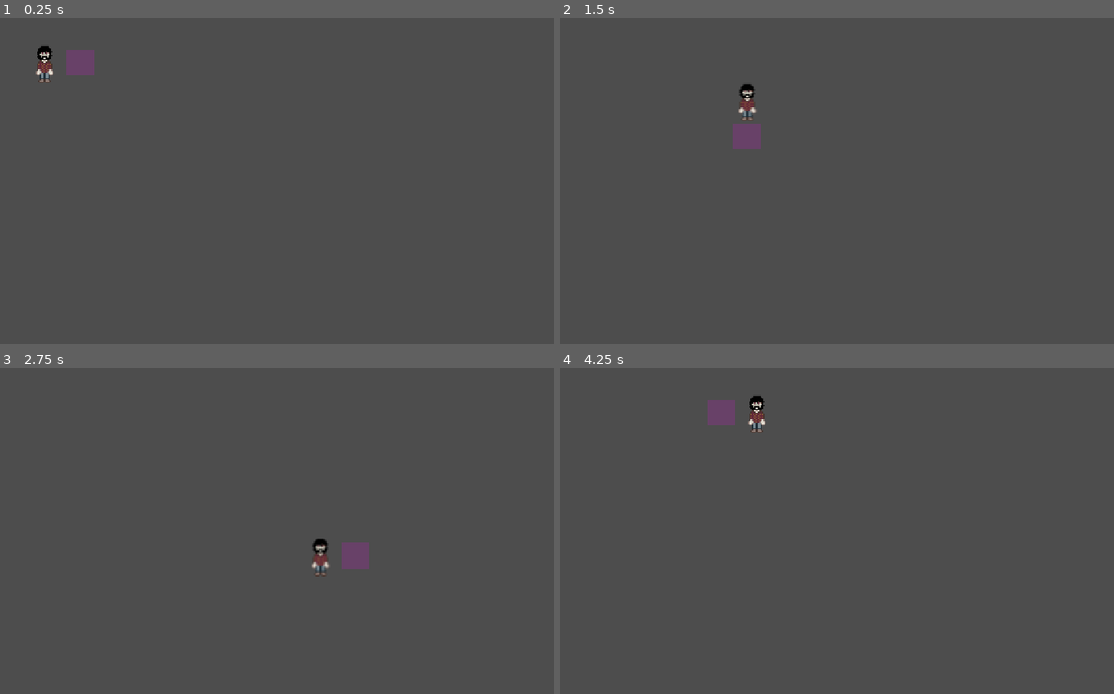
Above: before the commit, frames 1-4 (two rows, left to right).
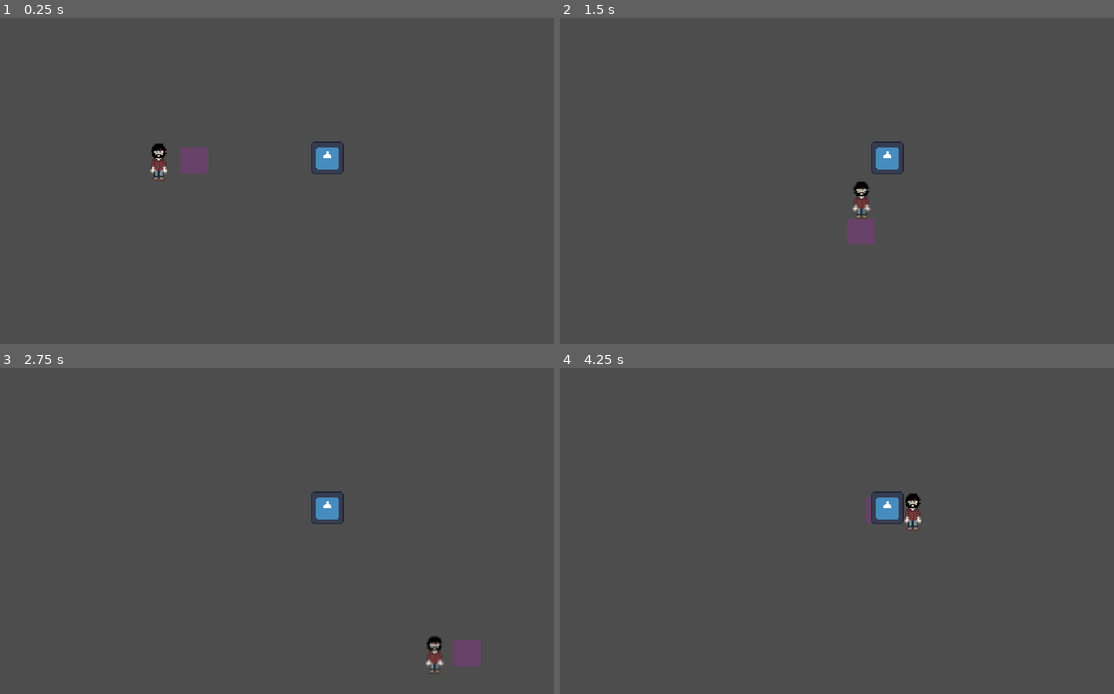
Above: after the commit, the same moments.

Repository: Rotta-Games/moonshine_valley
Game: Godot game, scene res://scenes/jonin_testi_scene.tscn
The game is run twice, just before and just after one commit, with the same random seed, the same clock (stepped at 60 frames per second) and the same inputs. This scene is started directly instead of the project's main scene. The engine's default icon, where the game draws it, is replaced by a stand-in: a white triangle on a blue panel in a dark square.
Inputs:
- Up to frame 1 (0.25 s): no input
- Up to frame 2 (1.5 s): tap Enter at 0.5 s; hold D (move_right) 0.53-1.28 s; tap E (player_action) at 0.6, 1.35 s; hold S (move_down) from 1.28 s (still down)
- Up to frame 3 (2.75 s): release S (move_down) at 2.03 s; hold D (move_right) from 2.03 s (still down); tap E (player_action) at 2.1 s
- Up to frame 4 (4.25 s): release D (move_right) at 2.78 s; hold W (move_up) 2.78-3.53 s; tap E (player_action) at 2.85, 3.6 s; hold A (move_left) from 3.53 s (still down)

The runs differ from the first frame. In frame 1, 1.7% of the frame differs, in the area x 6-63%, y 8-50%; in frame 2, 1.6%; in frame 3, 1.6%; in frame 4, 1.3%.

Commit message:
Carryable bucket

Diff:
--- a/project.godot
+++ b/project.godot
@@ -33,6 +33,7 @@
 
 yeast_buy_zone=""
 sugar_buy_zone=""
+bucket_pickup_zone=""
 
 [gui]
 
--- a/scenes/jonin_testi_scene.tscn
+++ b/scenes/jonin_testi_scene.tscn
@@ -1,10 +1,14 @@
-[gd_scene load_steps=2 format=3 uid="uid://dx7ratxlypvn7"]
+[gd_scene load_steps=3 format=3 uid="uid://dx7ratxlypvn7"]
 
 [ext_resource type="PackedScene" uid="uid://1wmh7fl8b55w" path="res://scenes/player.tscn" id="1_7u125"]
+[ext_resource type="PackedScene" uid="uid://cauh4shb5e7vt" path="res://scenes/objects/bucket.tscn" id="2_lihbv"]
 
 [node name="JoninTestiScene" type="Node2D"]
 position = Vector2(-145, -153)
 
 [node name="Player" parent="." instance=ExtResource("1_7u125")]
-position = Vector2(180, 188)
+position = Vector2(270, 265)
 scale = Vector2(1, 1.00983)
+
+[node name="Bucket" parent="." instance=ExtResource("2_lihbv")]
+position = Vector2(403, 263)
--- /dev/null
+++ b/scenes/objects/bucket.tscn
@@ -0,0 +1,40 @@
+[gd_scene load_steps=6 format=3 uid="uid://cauh4shb5e7vt"]
+
+[ext_resource type="Script" path="res://scripts/bucket.gd" id="1_5thom"]
+[ext_resource type="Texture2D" uid="uid://cvq870d0bgtrx" path="res://icon.svg" id="1_8ut05"]
+
+[sub_resource type="SpriteFrames" id="SpriteFrames_sy3cu"]
+animations = [{
+"frames": [{
+"duration": 1.0,
+"texture": ExtResource("1_8ut05")
+}],
+"loop": true,
+"name": &"default",
+"speed": 5.0
+}]
+
+[sub_resource type="RectangleShape2D" id="RectangleShape2D_yakjq"]
+
+[sub_resource type="RectangleShape2D" id="RectangleShape2D_22soy"]
+size = Vector2(18, 17)
+
+[node name="Bucket" type="Node2D" groups=["bucket_pickup_zone"]]
+script = ExtResource("1_5thom")
+
+[node name="AnimatedSprite2D" type="AnimatedSprite2D" parent="."]
+scale = Vector2(0.2, 0.2)
+sprite_frames = SubResource("SpriteFrames_sy3cu")
+
+[node name="StaticBody2D" type="StaticBody2D" parent="."]
+
+[node name="CollisionShape2D" type="CollisionShape2D" parent="StaticBody2D"]
+shape = SubResource("RectangleShape2D_yakjq")
+
+[node name="PickupArea" type="Area2D" parent="."]
+collision_layer = 4
+collision_mask = 0
+
+[node name="CollisionShape2D" type="CollisionShape2D" parent="PickupArea"]
+position = Vector2(0, -0.5)
+shape = SubResource("RectangleShape2D_22soy")
--- a/scenes/player.tscn
+++ b/scenes/player.tscn
@@ -14,8 +14,7 @@
 "speed": 5.0
 }]
 
-[sub_resource type="CircleShape2D" id="CircleShape2D_bt5xu"]
-radius = 13.0384
+[sub_resource type="RectangleShape2D" id="RectangleShape2D_b7aly"]
 
 [sub_resource type="PlaceholderTexture2D" id="PlaceholderTexture2D_h0l66"]
 
@@ -26,12 +25,15 @@
 motion_mode = 1
 script = ExtResource("1_whbl5")
 
+[node name="RayCast2D" type="RayCast2D" parent="."]
+target_position = Vector2(40, 0)
+
 [node name="AnimatedSprite2D" type="AnimatedSprite2D" parent="."]
 sprite_frames = SubResource("SpriteFrames_so5xi")
 
 [node name="CollisionShape2D" type="CollisionShape2D" parent="."]
 scale = Vector2(1, 1.00868)
-shape = SubResource("CircleShape2D_bt5xu")
+shape = SubResource("RectangleShape2D_b7aly")
 
 [node name="ActionIndicatorSprite" type="Sprite2D" parent="."]
 modulate = Color(1, 1, 1, 0.156863)
--- /dev/null
+++ b/scripts/bucket.gd
@@ -0,0 +1,11 @@
+extends Node2D
+
+
+# Called when the node enters the scene tree for the first time.
+func _ready() -> void:
+	pass # Replace with function body.
+
+
+# Called every frame. 'delta' is the elapsed time since the previous frame.
+func _process(delta: float) -> void:
+	pass
--- a/scripts/player.gd
+++ b/scripts/player.gd
@@ -1,14 +1,23 @@
 extends CharacterBody2D
 
 @onready var action_indicator : Sprite2D = $"ActionIndicatorSprite"
+
 @onready var yeast_scene = preload("res://scenes/items/yeast.tscn")
+
+@onready var raycast : RayCast2D = $"RayCast2D"
 
 const SPEED = 150.0
 const JUMP_VELOCITY = -400.0
 
-enum Action {NONE, BUY_YEAST, BUY_SUGAR}
+enum Action {NONE, BUY_YEAST, BUY_SUGAR, PICKUP}
 
-var current_action: Action = Action.NONE
+var _current_action: Action = Action.NONE
+var _current_action_target: Node2D = null
+var _carrying_item: Node2D = null
+var _ray_length : int = 0
+
+func _ready():
+	_ray_length = raycast.target_position.x
 
 func _physics_process(delta: float) -> void:
 	var h_direction := Input.get_axis("move_left", "move_right")
@@ -27,37 +36,57 @@
 
 	move_and_slide()
 	_update_action_indicator()
+	_update_carrying_item()
+
+func _update_carrying_item() -> void:
+	if _carrying_item:
+		_carrying_item.global_position = to_global(action_indicator.position)
 
 func _update_action_indicator():
 	if velocity.x > 0:
-		action_indicator.position.x = 28
+		action_indicator.position.x = 26
+		raycast.target_position.x = _ray_length
 	elif velocity.x < 0:
-		action_indicator.position.x = -28
+		action_indicator.position.x = -26
+		raycast.target_position.x = -_ray_length
 	elif velocity.y != 0:
 		action_indicator.position.x = 0
+		raycast.target_position.x = 0
 	if velocity.y > 0:
-		action_indicator.position.y = 28
+		action_indicator.position.y = 26
+		raycast.target_position.y = _ray_length
 	elif velocity.y < 0:
-		action_indicator.position.y = -28
+		action_indicator.position.y = -26
+		raycast.target_position.y = -_ray_length
 	elif velocity.x != 0:
 		action_indicator.position.y = 0
+		raycast.target_position.y = 0
 
 
 
 func _on_action_indicator_area_2d_area_shape_entered(area_rid: RID, area: Area2D, area_shape_index: int, local_shape_index: int) -> void:
 	if len(area.get_parent().get_groups()) == 0:
 		printerr("grouppi puuttuu action target arealta")
+	if _carrying_item:
+		return
+	_current_action_target = area.get_parent()
 	var group = area.get_parent().get_groups()[0]
 	if group == "yeast_buy_zone":
-		current_action = Action.BUY_YEAST
+		_current_action = Action.BUY_YEAST
 	if group == "sugar_buy_zone":
-		current_action = Action.BUY_SUGAR
+		_current_action = Action.BUY_SUGAR
+	if group == "bucket_pickup_zone":
+		_current_action = Action.PICKUP
 
 func _on_action_indicator_area_2d_area_shape_exited(area_rid: RID, area: Area2D, area_shape_index: int, local_shape_index: int) -> void:
-	current_action = Action.NONE
+	_current_action = Action.NONE
 
 func _act():
-	match current_action:
+	# If carrying an item, need to drop it first
+	if _carrying_item:
+		_try_drop_carrying_item()
+		return
+	match _current_action:
 		Action.NONE:
 			return
 		Action.BUY_YEAST:
@@ -68,3 +97,22 @@
 			Inventory.add_item(yeast, 1)
 		Action.BUY_SUGAR:
 			printerr("DEWA: OSTA SITÄ SOKERIA :DDD")
+		Action.PICKUP:
+			if _carrying_item == null:
+				_carrying_item = _current_action_target
+				var collision_object = _get_collision_object(_carrying_item)
+				if collision_object:
+					raycast.add_exception(collision_object)
+
+func _get_collision_object(parent : Node2D):
+	for child in parent.get_children():
+		if child is CollisionObject2D:
+			return child
+	return null
+
+func _try_drop_carrying_item():
+	if not raycast.is_colliding():
+		_carrying_item = null
+		_current_action_target = null
+		_current_action = Action.NONE
+		raycast.clear_exceptions()
Not shown: 1 places in scenes/shop/s_market_shop.tscn that only renumber resources
